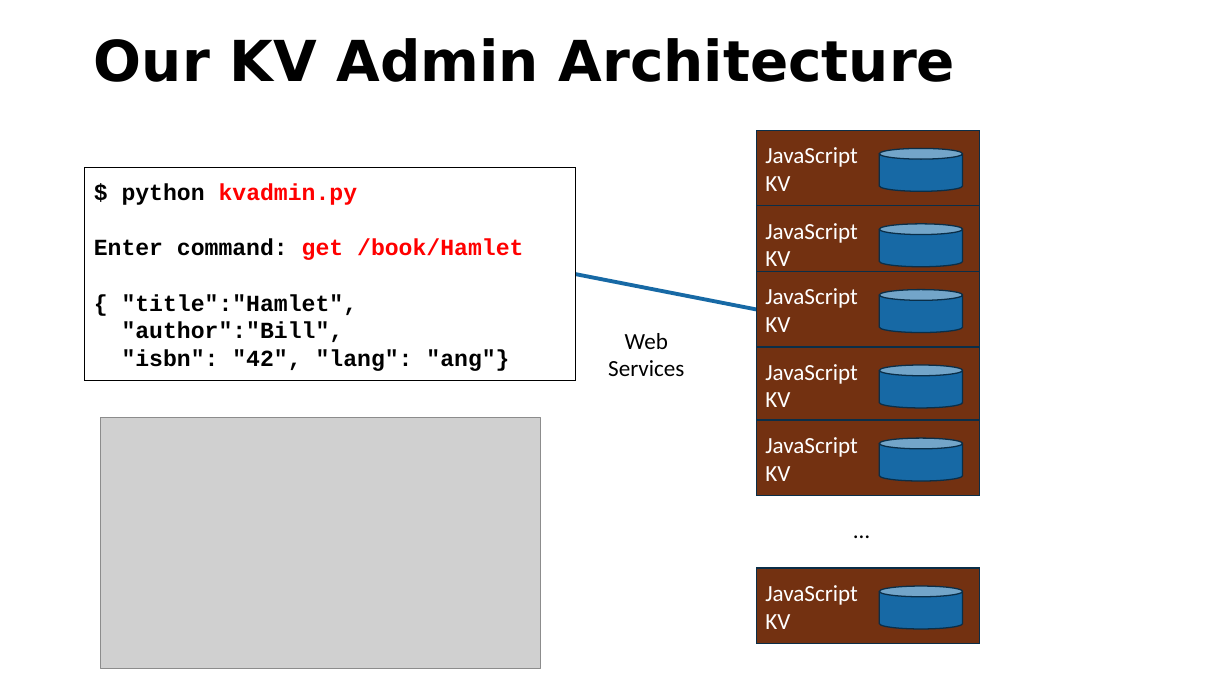
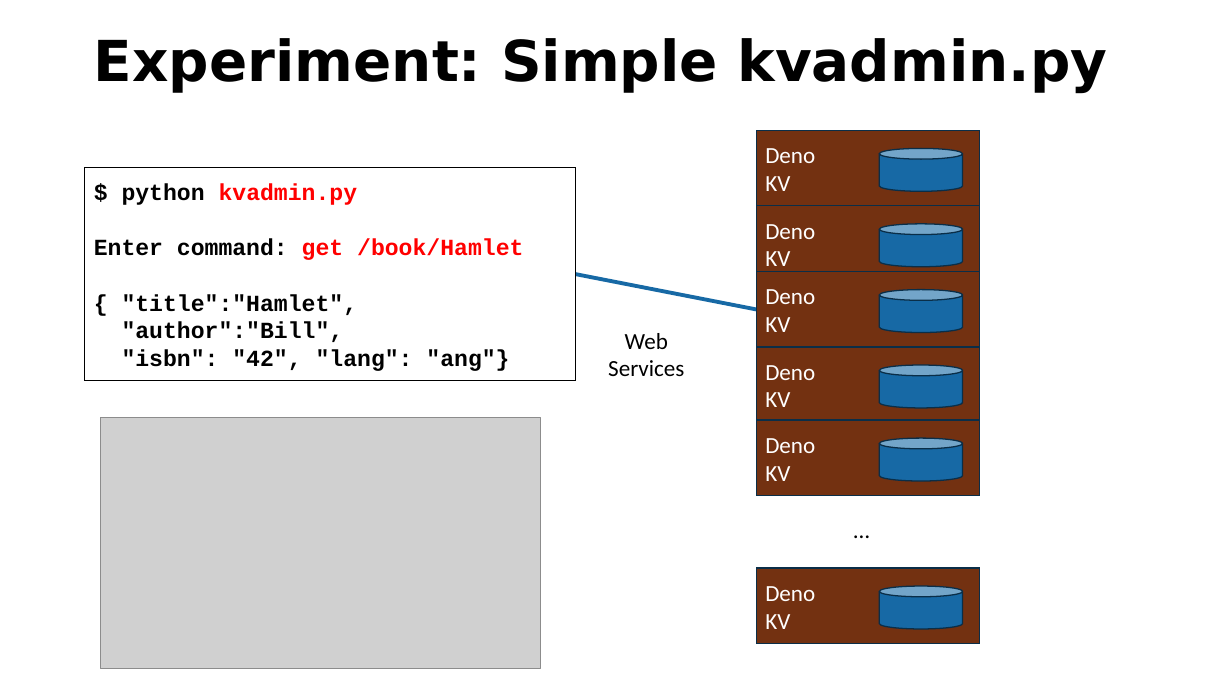
Before and after one commit to csev/pg4e, a slide deck: slide 37 of lectures/07-DenoKV.pptx. Drawn at 1232x693 pixels with LibreOffice and Linux fonts; fonts in the diff are those of the drawing; grey boxes stand for pictures. Boxes give left, top, right and bottom in pixels: in the first picture for what was removed or moved away, otherwise in the second. Text is boxed around its words. In the diff, an @@ line names an element or a change of style, - is before the commit and + after.

```diff
--- a/lectures/07-DenoKV.pptx
+++ b/lectures/07-DenoKV.pptx
@@ title at (94,38,1108,93): text changed @@
-Our KV Admin Architecture
+Experiment: Simple kvadmin.py
@@ text in rectangle at (765,148,815,163): text changed @@
-JavaScript
+Deno
@@ text in rectangle at (765,224,815,239): text changed @@
-JavaScript
+Deno
@@ text in rectangle at (765,289,815,304): text changed @@
-JavaScript
+Deno
@@ text in rectangle at (765,365,815,380): text changed @@
-JavaScript
+Deno
@@ text in rectangle at (765,438,815,453): text changed @@
-JavaScript
+Deno
@@ text in rectangle at (765,586,815,601): text changed @@
-JavaScript
+Deno
```
Also in this commit, not shown: 5 other slides changed, 3 other files.
